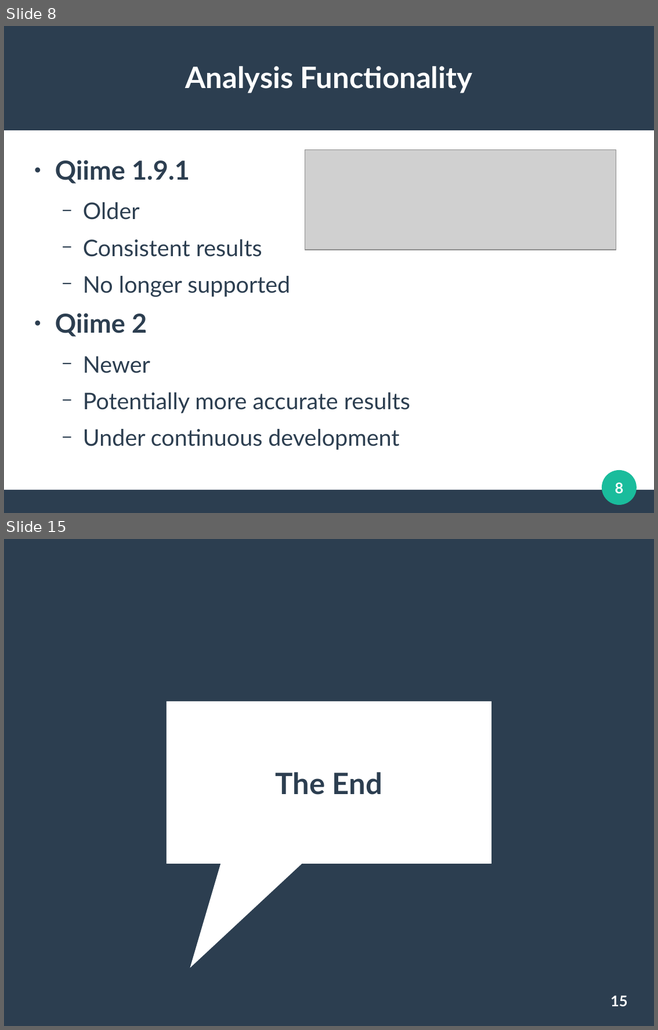
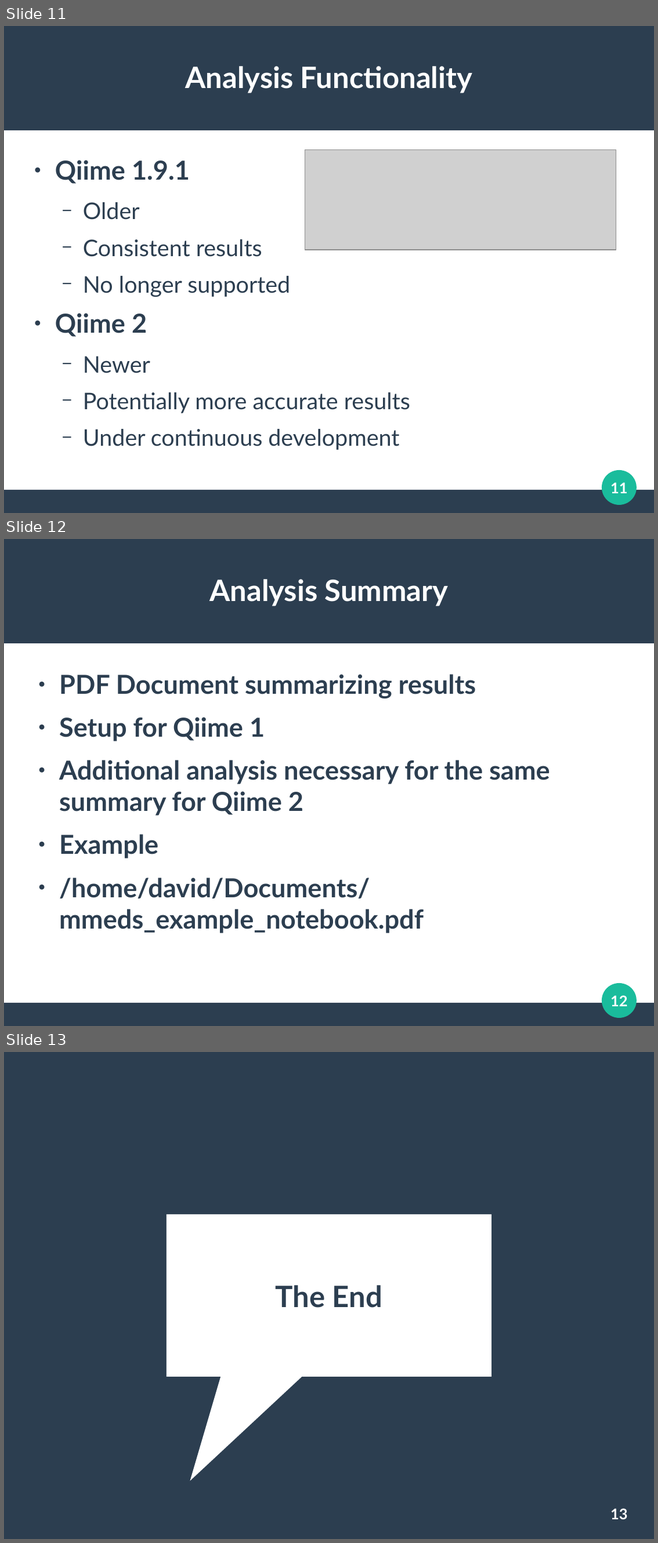
Before and after one commit to clemente-lab/mmeds-meta, a slide deck: sql/mmeds.odp. Shown one above the other, each under a label of ours: slides 8 and 15 before the commit, slides 11, 12 and 13 after it; the slides between them are not shown. The pictures are 658x1030 and 658x1543 pixels, drawn with LibreOffice and Linux fonts; fonts in the diff are those of the drawing; grey boxes stand for pictures. Boxes give left, top, right and bottom in pixels: in the first picture for what was removed or moved away, otherwise in the second. Text is boxed around its words. In the diff, an @@ line names an element or a change of style, - is before the commit and + after.

```diff
--- a/sql/mmeds.odp
+++ b/sql/mmeds.odp
@@ slide 12 added at (x1=4, y1=539, x2=654, y2=1026), background #FFFFFF; not listed: 3 template elements that a slide beside it also shows @@
@@ title added at (x1=209, y1=579, x2=448, y2=606), 36 pt, text #FFFFFF, bold @@
+Analysis Summary
@@ text added at (x1=59, y1=674, x2=550, y2=933), 32 pt, text #2C3E50, bold @@
+● PDF Document summarizing results
+● Setup for Qiime 1
+● Additional analysis necessary for the same summary for Qiime 2
+● Example
+● /home/david/Documents/mmeds_example_notebook.pdf
@@ page number added at (x1=610, y1=995, x2=627, y2=1006), 18 pt, text #FFFFFF, bold @@
+12
@@ what was slide 8 is now slide 11 @@
@@ page number at (x1=610, y1=482, x2=627, y2=493): text changed @@
-8
+11
@@ what was slide 15 is now slide 13 @@
@@ page number at (x1=610, y1=1508, x2=627, y2=1519): text changed @@
-15
+13
```
Also in this commit, not shown: 2 slides changed, 1 slide removed, 5 other files.
